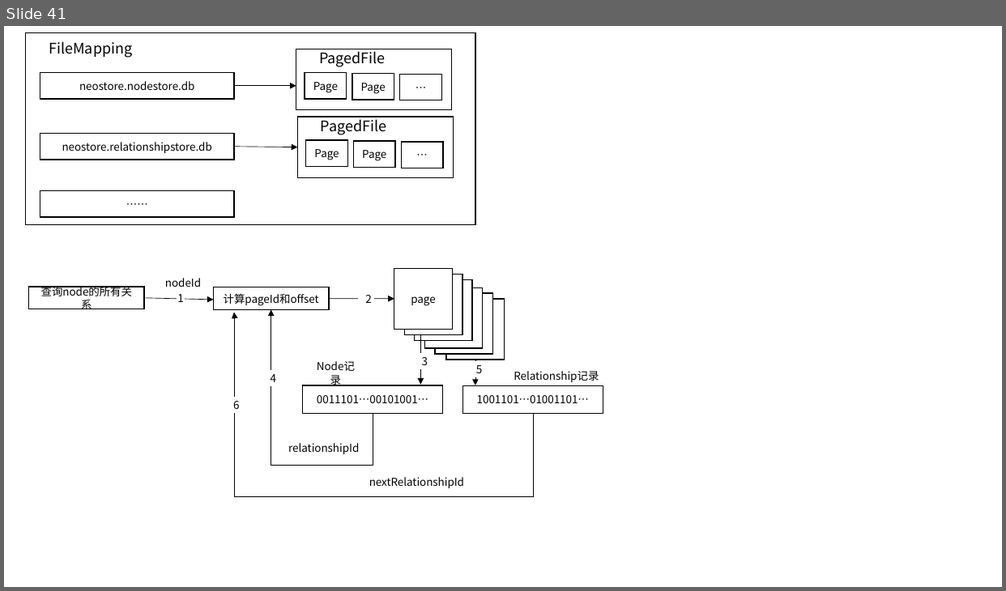
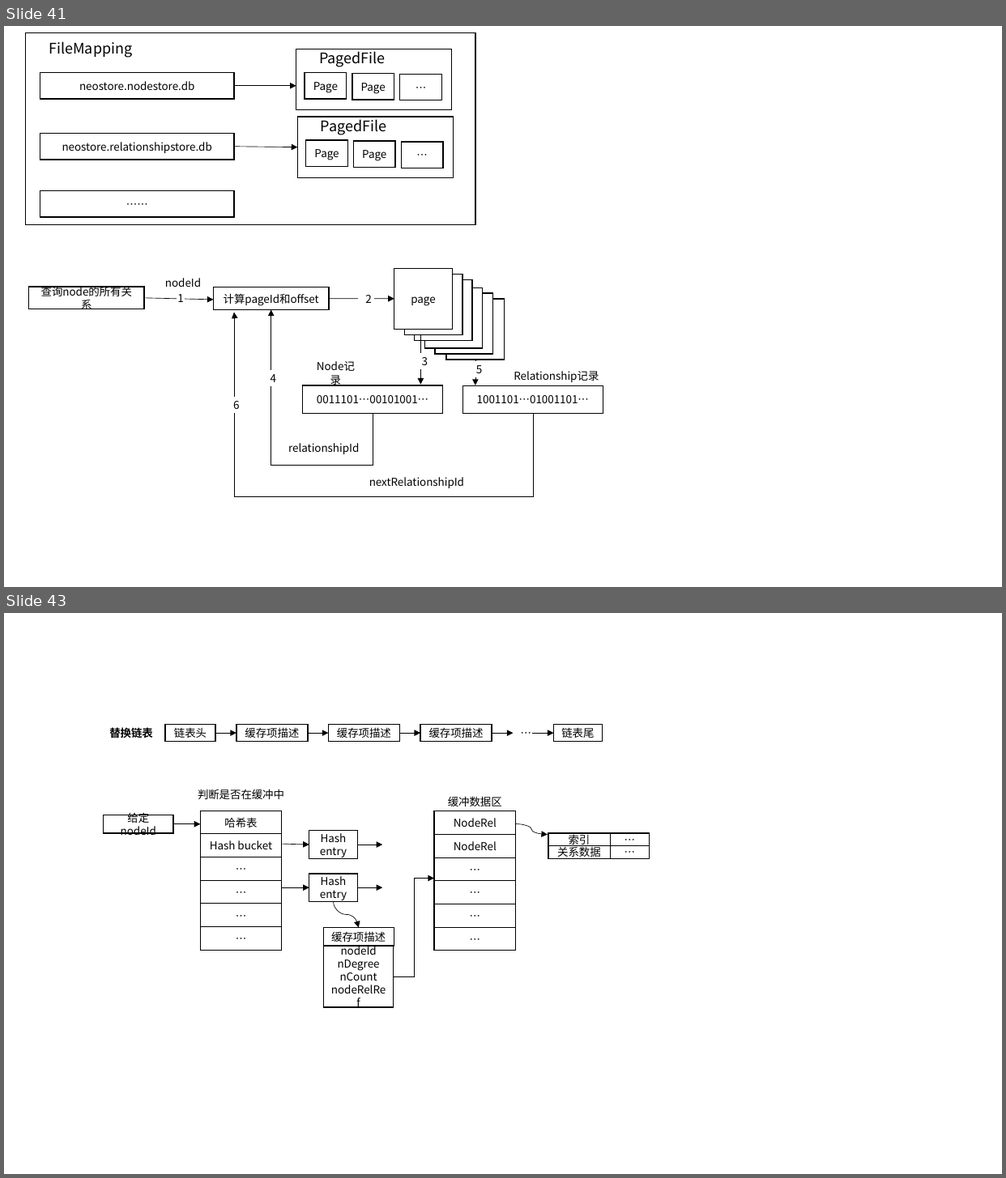
Before and after one commit to yayadi23/BIM, a slide deck: 毕业论文资料/毕业论文图 [自动保存的].pptx. Shown one above the other, each under a label of ours: slide 41 before the commit, slides 41 and 43 after it; the slides between them are not shown. The pictures are 1006x591 and 1006x1178 pixels, drawn with LibreOffice and Linux fonts; fonts in the diff are those of the drawing. Boxes give left, top, right and bottom in pixels: in the first picture for what was removed or moved away, otherwise in the second. Text is boxed around its words. In the diff, an @@ line names an element or a change of style, - is before the commit and + after.

```diff
--- a/毕业论文资料/毕业论文图 [自动保存的].pptx
+++ b/毕业论文资料/毕业论文图 [自动保存的].pptx
@@ slide 43 added at [4, 613, 1002, 1174], background #FFFFFF @@
@@ text added at [109, 726, 153, 740], 10.5 pt, text #000000, bold @@
+替换链表
@@ rectangle added at [165, 725, 215, 742], fill #FFFFFF, outline #000000 1 pt, 10.5 pt, text #000000 @@
+链表头
@@ arrow added from (216, 733) to (236, 733), #000000 0.5 pt @@
@@ rectangle added at [236, 725, 308, 742], fill #FFFFFF, outline #000000 1 pt, 10.5 pt, text #000000 @@
+缓存项描述
@@ arrow added from (308, 733) to (328, 733), #000000 0.5 pt @@
@@ rectangle added at [328, 725, 399, 742], fill #FFFFFF, outline #000000 1 pt, 10.5 pt, text #000000 @@
+缓存项描述
@@ arrow added from (400, 733) to (420, 733), #000000 0.5 pt @@
@@ rectangle added at [420, 725, 492, 742], fill #FFFFFF, outline #000000 1 pt, 10.5 pt, text #000000 @@
+缓存项描述
@@ arrow added from (492, 733) to (513, 733), #000000 0.5 pt @@
@@ text added at [513, 725, 533, 742], 10.5 pt, text #000000 @@
+…
@@ arrow added from (533, 733) to (553, 733), #000000 0.5 pt @@
@@ rectangle added at [553, 725, 602, 742], fill #FFFFFF, outline #000000 1 pt, 10.5 pt, text #000000 @@
+链表尾
@@ text added at [198, 789, 284, 799], 10.5 pt, text #000000 @@
+判断是否在缓冲中
@@ text added at [448, 796, 502, 807], 10.5 pt, text #000000 @@
+缓冲数据区
@@ rectangle added at [104, 815, 173, 833], fill #FFFFFF, outline #000000 1 pt, 10.5 pt, text #000000 @@
+给定nodeId
@@ arrow added from (173, 824) to (200, 824), #000000 0.5 pt @@
@@ table added at [200, 811, 282, 945], 6 rows, 1 columns @@
+哈希表
+Hash bucket
+…
+…
+…
+…
@@ rectangle added at [309, 831, 357, 858], fill #FFFFFF, outline #000000 1 pt, 10.5 pt, text #000000 @@
+Hash
+entry
@@ table added at [434, 811, 516, 946], 6 rows, 1 columns @@
+NodeRel
+NodeRel
+…
+…
+…
+…
@@ curved arrow added from (516, 824) to (548, 835), #000000 0.5 pt @@
@@ arrow added from (282, 845) to (309, 845), #000000 0.5 pt @@
@@ arrow added from (357, 845) to (383, 845), #000000 0.5 pt @@
@@ rectangle added at [548, 833, 611, 845], fill #FFFFFF, outline #000000 1 pt, 10.5 pt, text #000000 @@
+索引
@@ rectangle added at [548, 846, 611, 859], fill #FFFFFF, outline #000000 1 pt, 10.5 pt, text #000000 @@
+关系数据
@@ rectangle added at [611, 833, 650, 845], fill #FFFFFF, outline #000000 1 pt, 10.5 pt, text #000000 @@
+…
@@ rectangle added at [611, 846, 650, 859], fill #FFFFFF, outline #000000 1 pt, 10.5 pt, text #000000 @@
+…
@@ rectangle added at [309, 875, 357, 902], fill #FFFFFF, outline #000000 1 pt, 10.5 pt, text #000000 @@
+Hash
+entry
@@ elbow arrow added from (394, 977) to (434, 879), #000000 0.5 pt @@
@@ arrow added from (282, 888) to (309, 888), #000000 0.5 pt @@
@@ curved arrow added from (334, 902) to (359, 927), #000000 0.5 pt @@
@@ arrow added from (357, 888) to (383, 888), #000000 0.5 pt @@
@@ rectangle added at [324, 927, 394, 945], fill #FFFFFF, outline #000000 1 pt, 10.5 pt, text #000000 @@
+缓存项描述
@@ rectangle added at [324, 946, 394, 1007], fill #FFFFFF, outline #000000 1 pt, 10.5 pt, text #000000 @@
+nodeId
+nDegree
+nCount
+nodeRelRef
```
Also in this commit, not shown: 3 other slides added, 6 other files.
